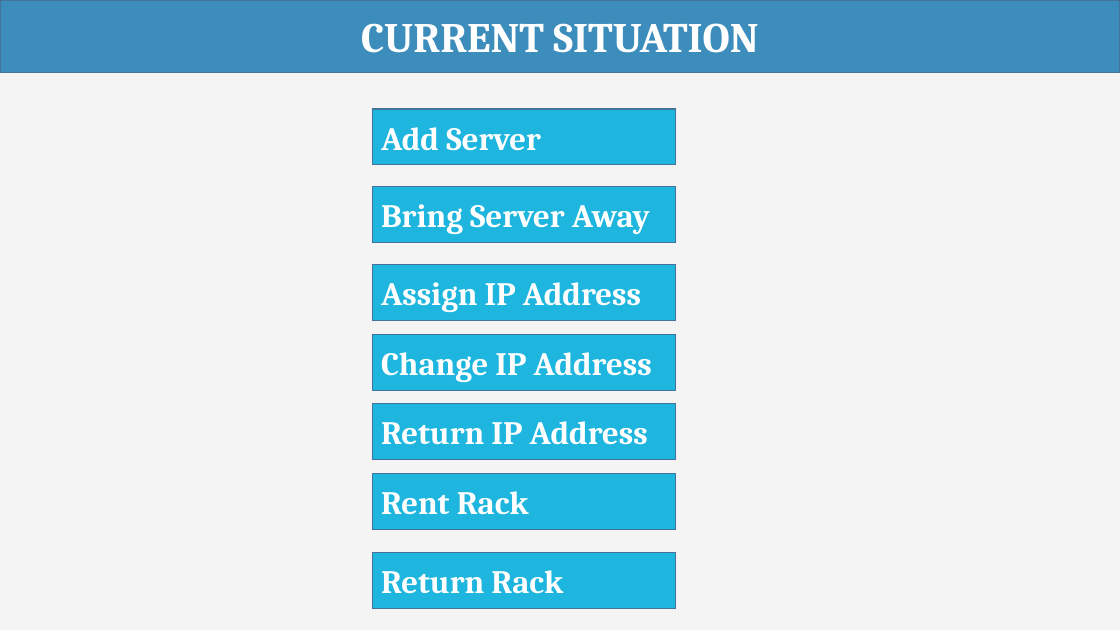
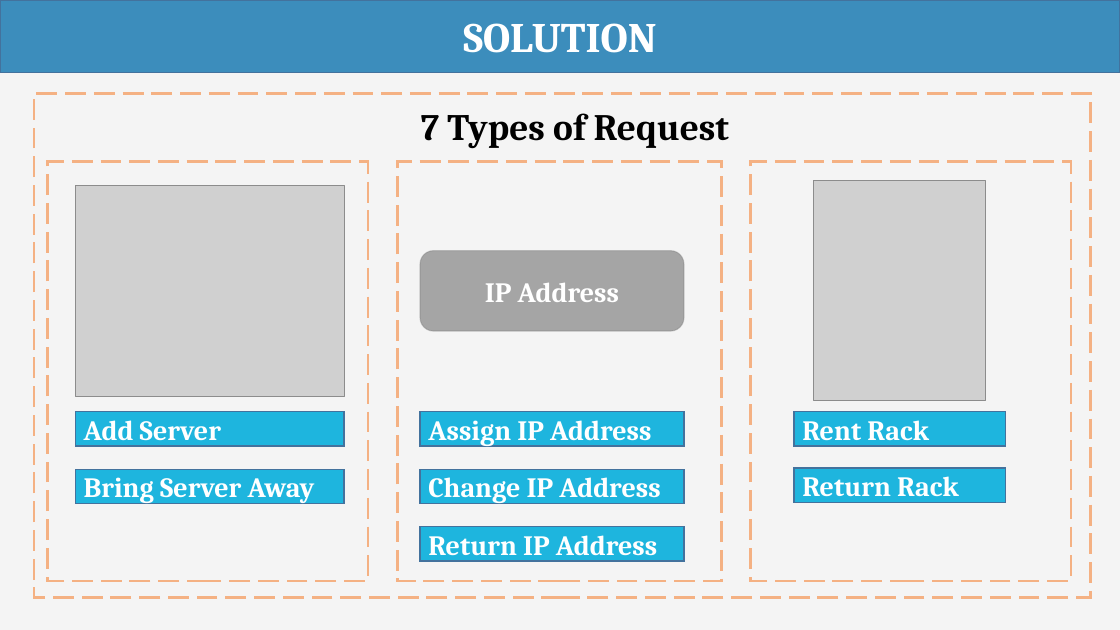
Before and after one commit to haltt051093/IMS-datacenter, a slide deck: slide 11 of Document/Presentation/IMS_20160407_Presentation.pptx (slide 9 before the commit). Drawn at 1120x630 pixels with LibreOffice and Linux fonts; fonts in the diff are those of the drawing; grey boxes stand for pictures. Boxes give left, top, right and bottom in pixels: in the first picture for what was removed or moved away, otherwise in the second. Text is boxed around its words. In the diff, an @@ line names an element or a change of style, - is before the commit and + after.

```diff
--- a/Document/Presentation/IMS_20160407_Presentation.pptx
+++ b/Document/Presentation/IMS_20160407_Presentation.pptx
@@ text in rectangle at [463,23,656,53]: text changed @@
-CURRENT SITUATION
+SOLUTION
@@ rectangle added at [34,93,1091,597], outline #F4B183 2.25 pt dashed @@
@@ text added at [421,113,729,149], 32 pt, text #000000, bold @@
+7 Types of Request
@@ rectangle added at [48,162,368,581], outline #F4B183 2.25 pt dashed @@
@@ rectangle added at [397,162,722,581], outline #F4B183 2.25 pt dashed @@
@@ rectangle added at [751,162,1071,581], outline #F4B183 2.25 pt dashed @@
@@ picture added at [76,185,344,396] @@
@@ picture added at [813,181,986,401] @@
@@ rounded rectangle added at [420,250,684,331], fill #A5A5A5, outline #7A7A7A 1 pt, 24 pt, text #FFFFFF, bold @@
+IP Address
@@ rectangle "Add Server": place and size @@
-rectangle "Add Server" at [373,109,676,166]
+rectangle "Add Server" at [76,412,344,446]
@@ rectangle "Assign IP Address": place and size @@
-rectangle "Assign IP Address" at [373,265,676,321]
+rectangle "Assign IP Address" at [420,412,684,446]
@@ rectangle "Rent Rack": place and size @@
-rectangle "Rent Rack" at [373,474,676,530]
+rectangle "Rent Rack" at [794,412,1005,446]
@@ rectangle "Bring Server Away": place and size @@
-rectangle "Bring Server Away" at [373,187,676,243]
+rectangle "Bring Server Away" at [76,469,344,503]
@@ rectangle "Change IP Address": place and size @@
-rectangle "Change IP Address" at [373,334,676,391]
+rectangle "Change IP Address" at [420,469,684,503]
@@ size 28 to 24 pt in 7 elements at [420,527,684,561], [420,469,684,503], [420,412,684,446], [76,412,344,446], [76,469,344,503], [794,412,1005,446], [794,468,1005,502] @@
@@ rectangle "Return Rack": place and size @@
-rectangle "Return Rack" at [373,553,676,609]
+rectangle "Return Rack" at [794,468,1005,502]
@@ rectangle "Return IP Address": place and size @@
-rectangle "Return IP Address" at [373,403,676,460]
+rectangle "Return IP Address" at [420,527,684,561]
```
Also in this commit, not shown: 5 other slides changed, 15 slides added, 1 other file.
